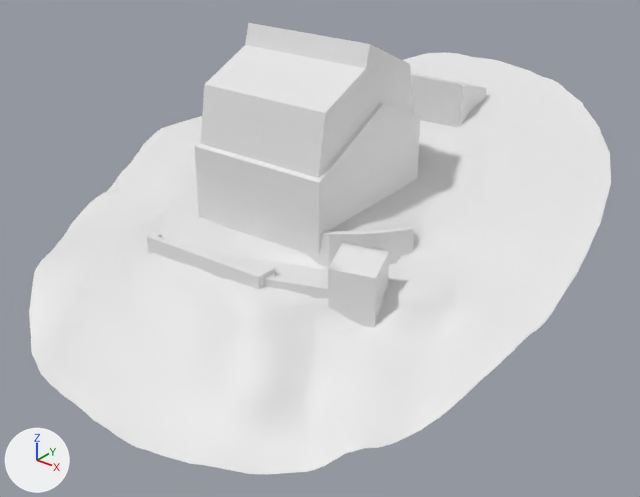
The glTF model projets/concours/oberaletsch/base.glb: old version first, new version second.
One viewpoint serves both versions: a camera (50 mm lens) standing at (42.5, -50.5, 23.2) and looking at (7.6, -6.8, -3.9). The axes (+X, +Y, +Z) are drawn at lower left. The lights are the same throughout. The picture after the commit comes second. Where no turn or scale is listed for an object, it has been applied to the vertices.

Objects in the first picture: 'Geometry189', 'Geometry192', 'Geometry194', 'Geometry195', 'Geometry197', 'Geometry203', 'Geometry207', 'Geometry209', 'Geometry216', 'Geometry217', 'Geometry241' and 8 more.
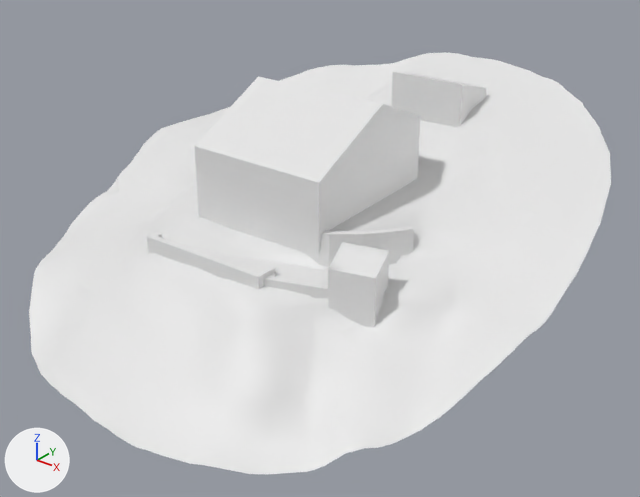
The change in detail:
Object 'Geometry241' (ob_geometry241) is deleted.

Where the change shows, as pixel boxes (x1, y1, x2, y2) in the pictures (640 x 497 px):
'Geometry241', deleted: before (200, 23, 414, 178)
